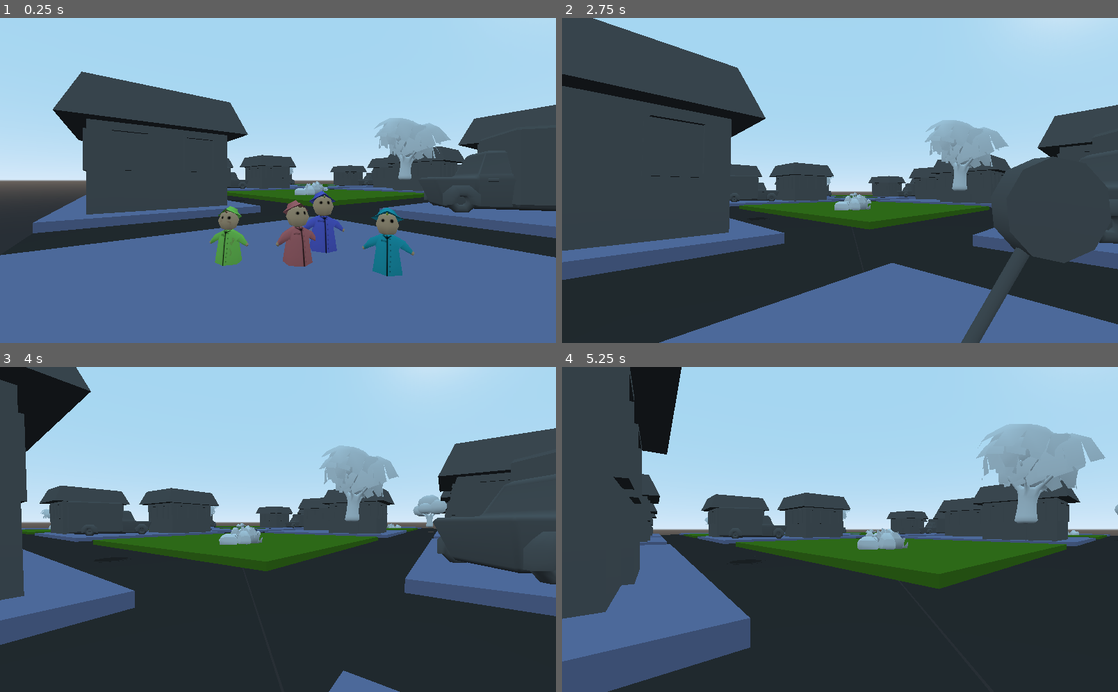
Above: before the commit, frames 1-4 (two rows, left to right).
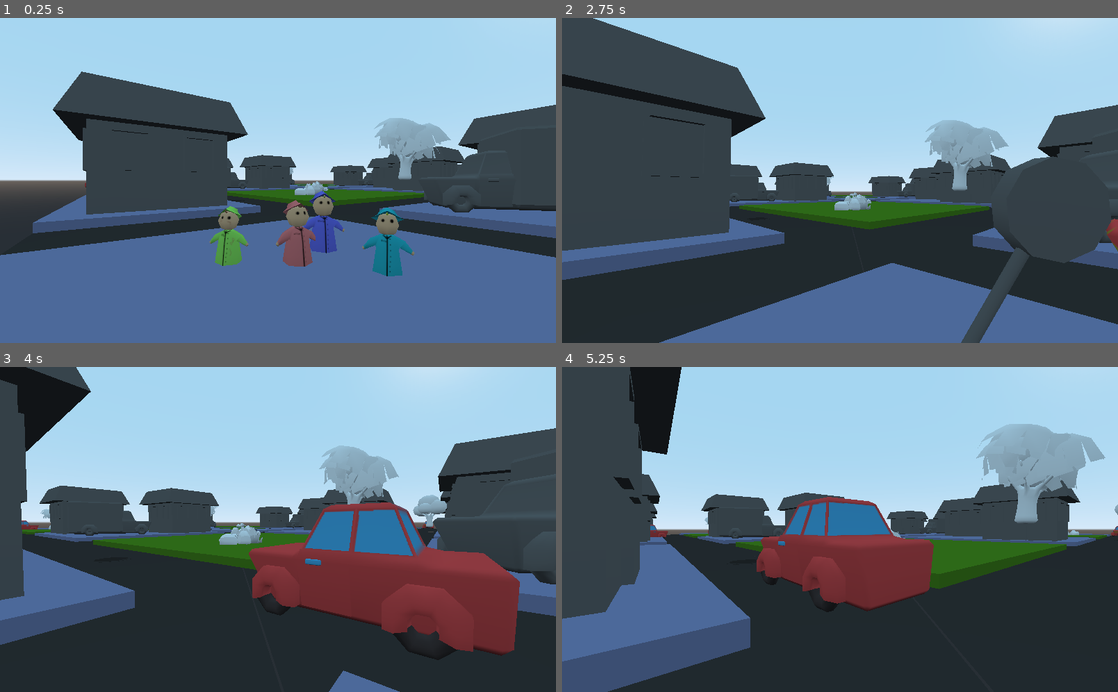
Above: after the commit, the same moments.

Repository: Rustywolf/GGJ2021
Game: Godot game, scene res://World.tscn
Same seed, same stepped clock (60 frames per second), same inputs: the game is played once before the commit and once after it.
Inputs (mouse positions are in pixels of both pictures, inside the frame that each line leads up to):
- Up to frame 1 (0.25 s): no input
- Up to frame 2 (2.75 s): move the mouse to (867, 180) at 0.52 s; press the mouse at (867, 180) at 0.53 s; hold W (move_forward) from 0.53 s (still down); move the mouse to (812, 180) at 1.27 s; release the mouse at (812, 180) at 1.28 s; click (812, 180) at 1.35 s; move the mouse to (851, 174) at 2.02 s; press the mouse at (851, 174) at 2.03 s
- Up to frame 3 (4 s): keep holding W (move_forward); move the mouse to (272, 536) at 2.77 s; release the mouse at (272, 536) at 2.78 s; click (272, 536) at 2.85 s; move the mouse to (316, 532) at 3.52 s; press the mouse at (316, 532) at 3.53 s
- Up to frame 4 (5.25 s): keep holding W (move_forward); move the mouse to (795, 526) at 4.27 s; release the mouse at (795, 526) at 4.28 s; click (795, 526) at 4.35 s; move the mouse to (845, 529) at 5.02 s; press the mouse at (845, 529) at 5.03 s

The runs differ from the first frame. In frame 1, less than 0.1% of the frame differs, in the area x 15-16%, y 50-53%; in frame 2, 0.1%; in frame 3, 14%, in the area x 3-94%, y 41-90%; in frame 4, 7.5%.

Commit message:
Re-added car spawners
some waves still intersect, will revisit if there's time

Diff:
--- a/World.tscn
+++ b/World.tscn
@@ -437,8 +437,49 @@
 
 [node name="CarSpawner4" parent="CarLogic" instance=ExtResource( 1 )]
 transform = Transform( -1, 0, -3.25841e-07, 0, 1, 0, 3.25841e-07, 0, -1, -37.4863, 0, 52.884 )
+cooldown = 7.0
+speed = 5.0
+
+[node name="CarSpawner5" parent="CarLogic" instance=ExtResource( 1 )]
+transform = Transform( -1, 0, -3.25841e-07, 0, 1, 0, 3.25841e-07, 0, -1, -12.3389, 0, 52.884 )
+delay = 3.0
+cooldown = 7.0
+speed = 5.0
+
+[node name="CarSpawner6" parent="CarLogic" instance=ExtResource( 1 )]
+transform = Transform( 1, 0, 0, 0, 1, 0, 0, 0, 1, 12.2985, 0, -57.0509 )
+delay = 7.0
+cooldown = 7.0
+speed = 5.0
+
+[node name="CarSpawner7" parent="CarLogic" instance=ExtResource( 1 )]
+transform = Transform( 1, 0, 0, 0, 1, 0, 0, 0, 1, 36.9984, 0, -57.0509 )
+delay = 2.0
+cooldown = 7.0
+speed = 5.0
+
+[node name="CarSpawner8" parent="CarLogic" instance=ExtResource( 1 )]
+transform = Transform( -1.62921e-07, 0, 1, 0, 1, 0, -1, 0, -1.62921e-07, -55.5474, 0, 12.6641 )
+delay = 1.0
+cooldown = 7.0
+speed = 5.0
+
+[node name="CarSpawner9" parent="CarLogic" instance=ExtResource( 1 )]
+transform = Transform( -1.62921e-07, 0, 1, 0, 1, 0, -1, 0, -1.62921e-07, -53.8504, 0, -12.4404 )
+delay = 1.0
+cooldown = 7.0
+speed = 5.0
+
+[node name="CarSpawner10" parent="CarLogic" instance=ExtResource( 1 )]
+transform = Transform( -1.62921e-07, 0, -1, 0, 1, 0, 1, 0, -1.62921e-07, 52.8173, 0, -37.1842 )
 delay = 6.0
 cooldown = 7.0
 speed = 5.0
 
+[node name="CarSpawner11" parent="CarLogic" instance=ExtResource( 1 )]
+transform = Transform( -1.62921e-07, 0, -1, 0, 1, 0, 1, 0, -1.62921e-07, 54.5144, 0, 37.1052 )
+delay = 1.0
+cooldown = 7.0
+speed = 5.0
+
 [node name="Cars" type="Spatial" parent="."]
